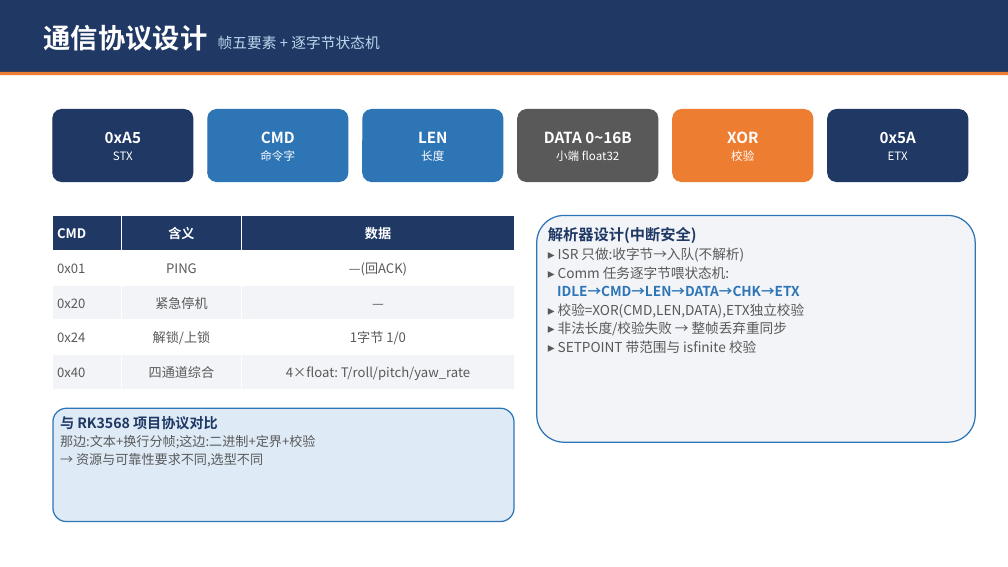
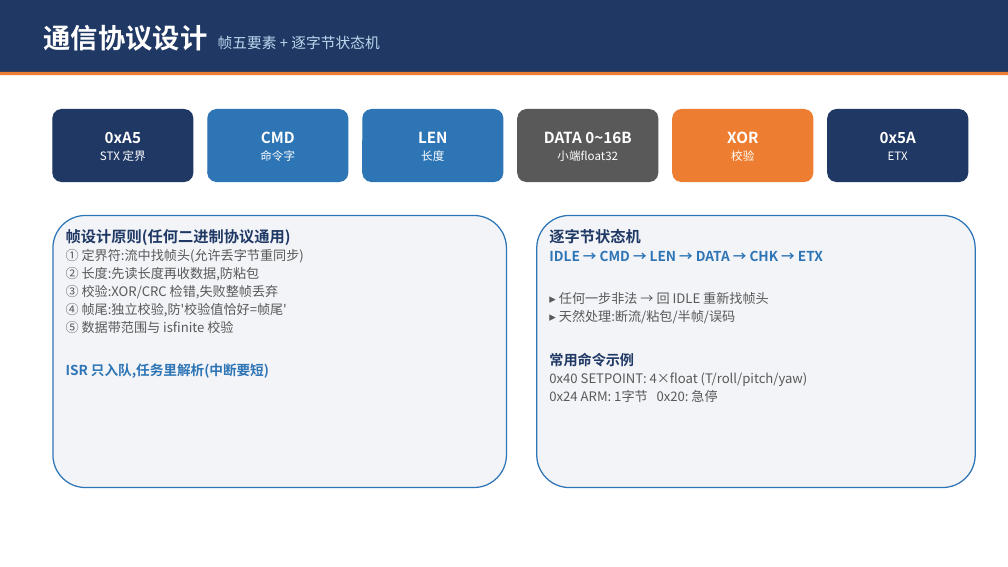
Before and after one commit to xiexiaoan147-cyber/STM32F4_Drone, a slide deck: slide 23 of Docs/四轴飞控原理分享.pptx (slide 19 before the commit). Drawn at 1008x567 pixels with LibreOffice and Linux fonts; fonts in the diff are those of the drawing. Boxes give left, top, right and bottom in pixels: in the first picture for what was removed or moved away, otherwise in the second. Text is boxed around its words. In the diff, an @@ line names an element or a change of style, - is before the commit and + after.

```diff
--- a/Docs/四轴飞控原理分享.pptx
+++ b/Docs/四轴飞控原理分享.pptx
@@ text in rounded rectangle at box(100, 150, 146, 161): text changed @@
-STX
+STX 定界
@@ text in rounded rectangle at box(557, 150, 618, 161): spaces changed @@
-小端 float32
+小端float32
@@ table removed at box(53, 216, 514, 389), 5 rows, 3 columns @@
-CMD | 含义 | 数据
-0x01 | PING | —(回ACK)
-0x20 | 紧急停机 | —
-0x24 | 解锁/上锁 | 1字节 1/0
-0x40 | 四通道综合 | 4×float: T/roll/pitch/yaw_rate
@@ rounded rectangle added at box(53, 216, 507, 488), fill #F2F4F8, outline #2E75B6 1.2 pt, 12.5 pt, text #595959 @@
+帧设计原则(任何二进制协议通用)
+① 定界符:流中找帧头(允许丢字节重同步)
+② 长度:先读长度再收数据,防粘包
+③ 校验:XOR/CRC 检错,失败整帧丢弃
+④ 帧尾:独立校验,防'校验值恰好=帧尾'
+⑤ 数据带范围与 isfinite 校验
+ISR 只入队,任务里解析(中断要短)
@@ rounded rectangle "逐字节状态机": place and size @@
-rounded rectangle "逐字节状态机" at box(537, 216, 975, 442)
+rounded rectangle "逐字节状态机" at box(537, 216, 975, 488)
@@ text in rounded rectangle at box(549, 229, 823, 402): text changed; size 13 to 12.5 pt @@
-解析器设计(中断安全)
-▸ ISR 只做:收字节→入队(不解析)
-▸ Comm 任务逐字节喂状态机:
-IDLE→CMD→LEN→DATA→CHK→ETX
-▸ 校验=XOR(CMD,LEN,DATA),ETX独立校验
-▸ 非法长度/校验失败 → 整帧丢弃重同步
-▸ SETPOINT 带范围与 isfinite 校验
+逐字节状态机
+IDLE → CMD → LEN → DATA → CHK → ETX
+▸ 任何一步非法 → 回 IDLE 重新找帧头
+▸ 天然处理:断流/粘包/半帧/误码
+常用命令示例
+0x40 SETPOINT: 4×float (T/roll/pitch/yaw)
+0x24 ARM: 1字节 0x20: 急停
@@ rounded rectangle removed at box(53, 408, 514, 522) @@
-与 RK3568 项目协议对比
-那边:文本+换行分帧;这边:二进制+定界+校验
-→ 资源与可靠性要求不同,选型不同
```
Also in this commit, not shown: 18 other slides changed, 4 slides added.
